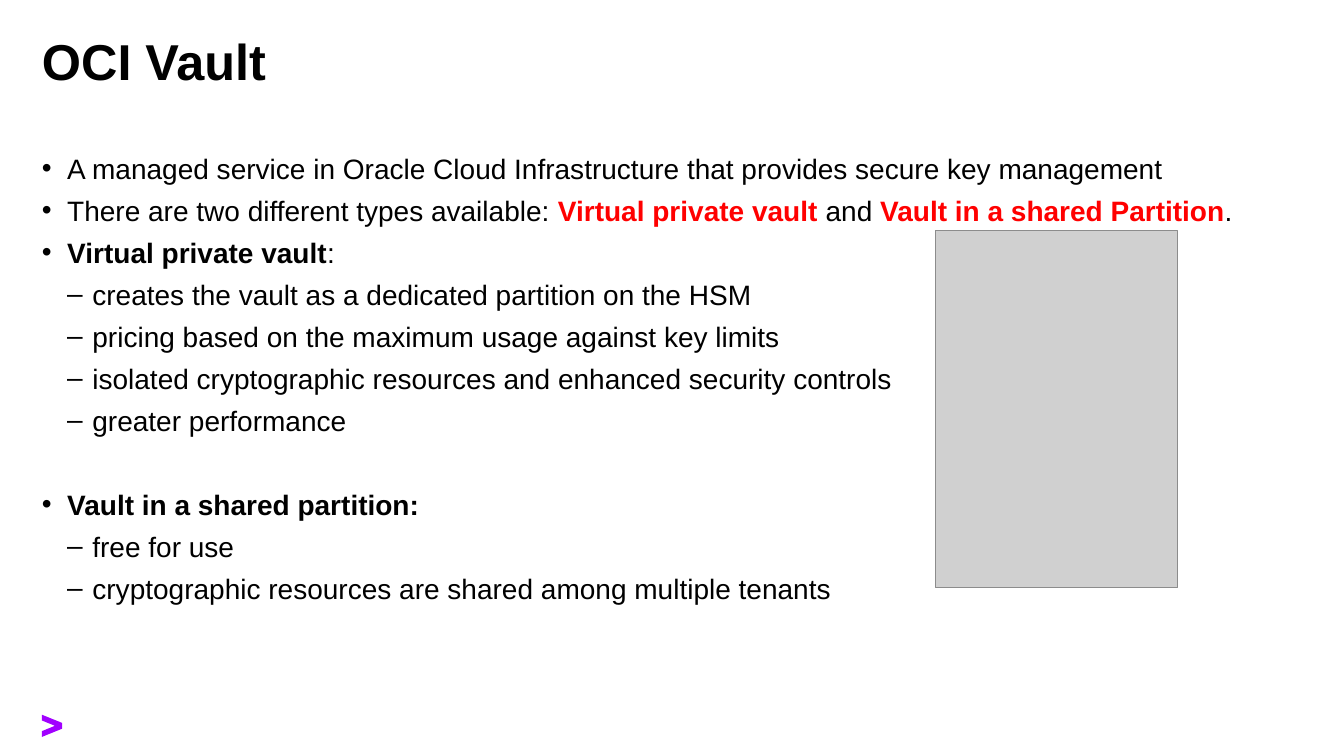
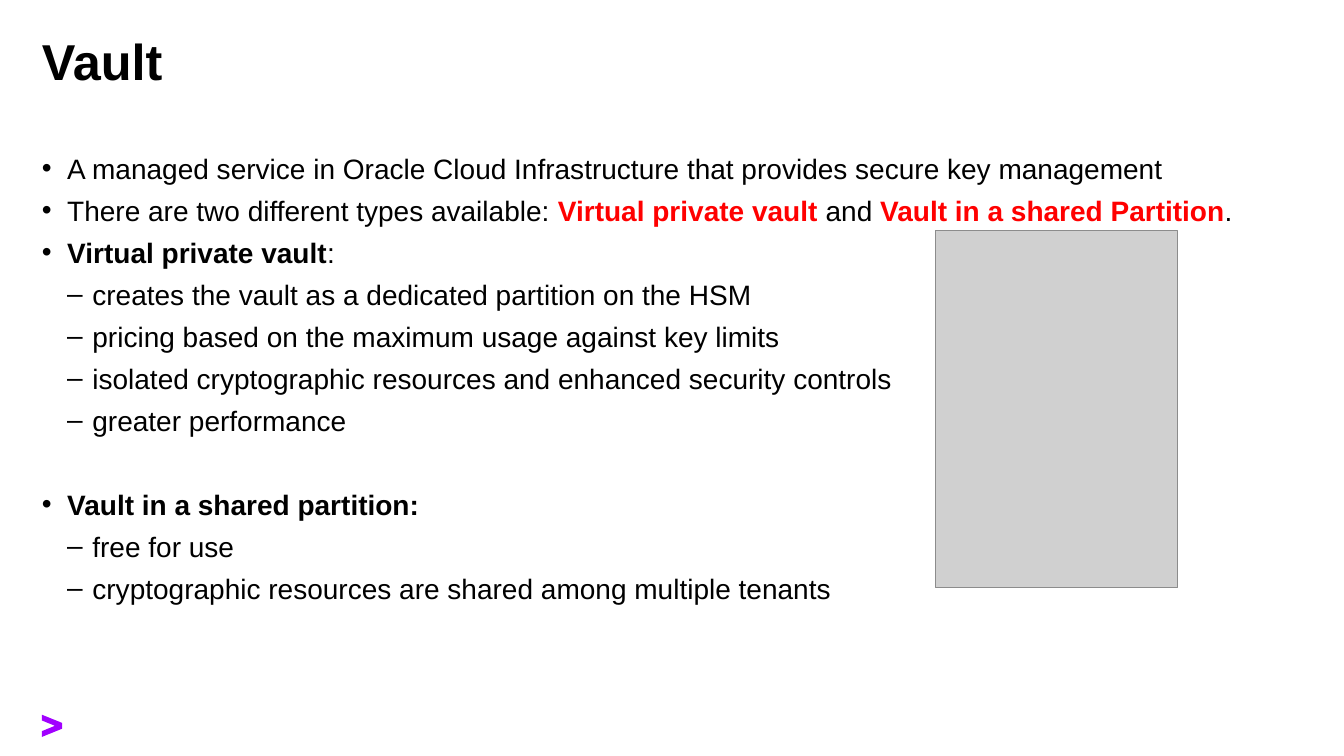
Before and after one commit to oehrlis/oci-sec-ws, a slide deck: slide 8 of ppt/04_Others.pptx (slide 6 before the commit). Drawn at 1344x756 pixels with LibreOffice and Linux fonts; fonts in the diff are those of the drawing; grey boxes stand for pictures. Boxes give left, top, right and bottom in pixels: in the first picture for what was removed or moved away, otherwise in the second. Text is boxed around its words. In the diff, an @@ line names an element or a change of style, - is before the commit and + after.

```diff
--- a/ppt/04_Others.pptx
+++ b/ppt/04_Others.pptx
@@ title at bbox=[42, 43, 162, 81]: text changed @@
-OCI Vault
+Vault
```
Also in this commit, not shown: 3 other slides changed, 3 slides added, 11 other files.
